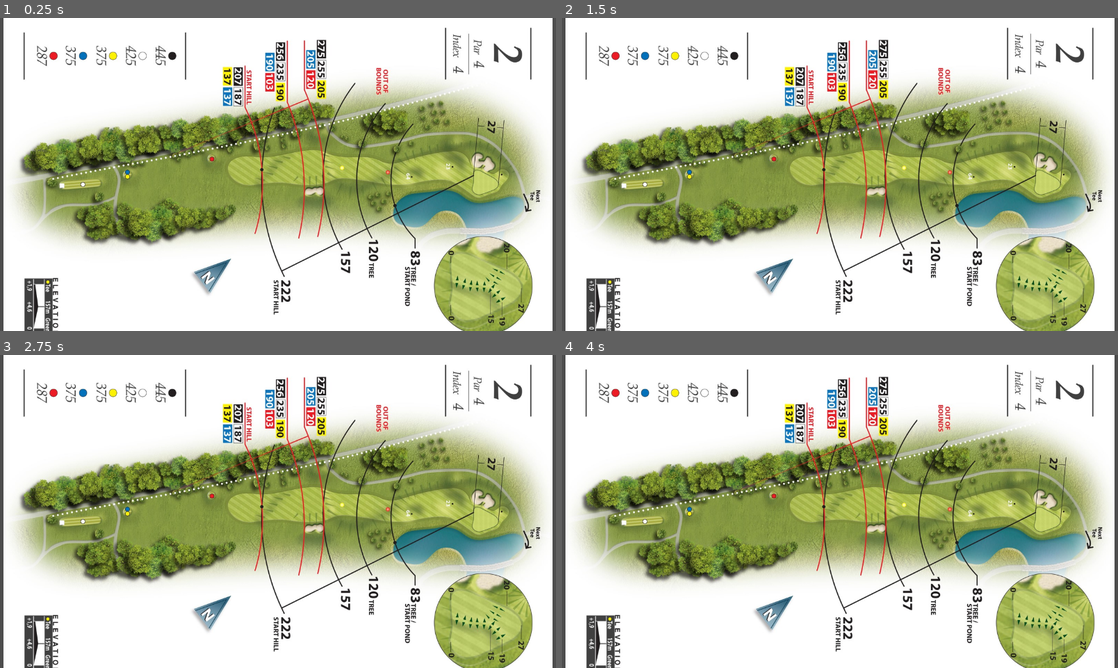
Above: before the commit, frames 1-4 (two rows, left to right).
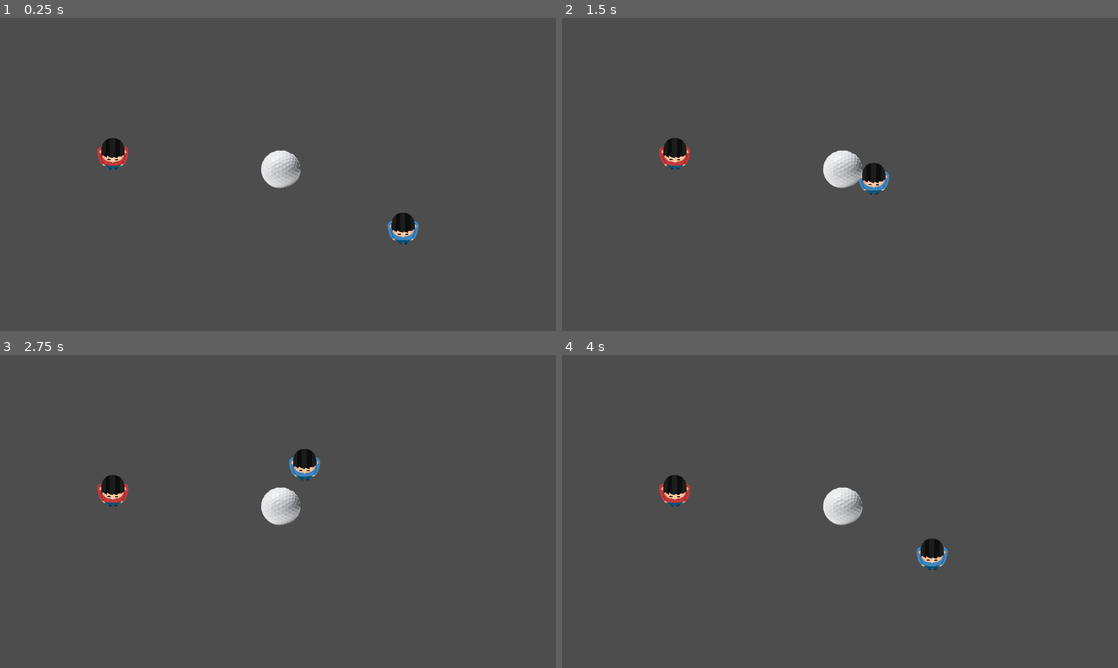
Above: after the commit, the same moments.

Repository: Risgrynsgrot/gmtk2023
Game: Godot game, scene res://Scenes/MinigameMoveAudiance/MinigameMoveAudiance.tscn
The game is run twice, just before and just after one commit, with the same random seed, the same clock (stepped at 60 frames per second) and the same inputs. This scene is started directly instead of the project's main scene.
Inputs (mouse positions are in pixels of both pictures, inside the frame that each line leads up to):
- Up to frame 1 (0.25 s): no input
- Up to frame 2 (1.5 s): move the mouse to (962, 158) at 0.52 s; click (962, 158) at 0.67 s; move the mouse to (728, 190) at 1.27 s; click (728, 190) at 1.42 s
- Up to frame 3 (2.75 s): move the mouse to (333, 442) at 2.02 s; click (333, 442) at 2.17 s
- Up to frame 4 (4 s): move the mouse to (812, 574) at 2.77 s; click (812, 574) at 2.92 s; move the mouse to (1006, 558) at 3.52 s; click (1006, 558) at 3.67 s

The runs differ from the first frame. In frame 1, 97% of the frame differs, in the area x 0-100%, y 0-100%; in frame 2, 97%; in frame 3, 97%; in frame 4, 97%.
Error before the commit: Invalid access to property or key 'landed' on a base object of type 'Node2D'. (res://Scripts/golfer.gd:27)
Error after the commit: Parse Error: Too few arguments for "max()" call. Expected at least 2 but received 1. (res://Scripts/MinigameMoveAudiance/Audiance.gd:18)

Commit message:
part ways through audiance minigame

Diff:
--- a/project/Scenes/MinigameApplause/Clap.tscn
+++ b/project/Scenes/MinigameApplause/Clap.tscn
@@ -5,7 +5,6 @@
 
 [node name="Clap" type="Node2D"]
 script = ExtResource("1_2b8a2")
-
 rotation_range = Vector2(-60, 60)
 min_offset_range = Vector2(20, 50)
 offset_range = Vector2(100, 200)
--- a/project/Scenes/MinigameApplause/Clapper.tscn
+++ b/project/Scenes/MinigameApplause/Clapper.tscn
@@ -1,14 +1,16 @@
-[gd_scene load_steps=4 format=3 uid="uid://jvc3ih2x10gc"]
+[gd_scene load_steps=5 format=3 uid="uid://jvc3ih2x10gc"]
 
 [ext_resource type="Script" path="res://Scripts/Clapper.gd" id="1_huyn0"]
+[ext_resource type="PackedScene" uid="uid://bfqqyi052p8lf" path="res://Scenes/MinigameApplause/Clap.tscn" id="2_71i3w"]
 [ext_resource type="Texture2D" uid="uid://cjkilv4qmtu1f" path="res://Sprites/clap_hand.png" id="2_pbqhl"]
 
 [sub_resource type="RectangleShape2D" id="RectangleShape2D_w1kia"]
-size = Vector2(52.0833, 63.6667)
+size = Vector2(88.5, 87)
 
 [node name="Clapper" type="Node2D" node_paths=PackedStringArray("right_hand")]
 script = ExtResource("1_huyn0")
 right_hand = NodePath("HandRight")
+clap_particle = ExtResource("2_71i3w")
 
 [node name="HandLeft" type="Sprite2D" parent="."]
 position = Vector2(0, 10)
@@ -20,7 +22,7 @@
 scale = Vector2(1, -1)
 
 [node name="CollisionShape2D" type="CollisionShape2D" parent="HandLeft/LeftHandCollider"]
-position = Vector2(-3, 11.6667)
+position = Vector2(9.75, 7.5)
 shape = SubResource("RectangleShape2D_w1kia")
 
 [node name="HandRight" type="Sprite2D" parent="."]
@@ -28,7 +30,7 @@
 texture = ExtResource("2_pbqhl")
 
 [node name="RightHandCollider" type="Area2D" parent="HandRight" groups=["Hand"]]
-position = Vector2(-21.6667, 1.33333)
+position = Vector2(-28, -3)
 
 [node name="CollisionShape2D" type="CollisionShape2D" parent="HandRight/RightHandCollider"]
 position = Vector2(19, 11)
--- a/project/Scenes/MinigameMoveAudiance/MinigameMoveAudiance.tscn
+++ b/project/Scenes/MinigameMoveAudiance/MinigameMoveAudiance.tscn
@@ -4,7 +4,7 @@
 [ext_resource type="Texture2D" uid="uid://bjrl5w8ghejvs" path="res://Sprites/Person Transparent.png" id="1_cexjr"]
 [ext_resource type="Texture2D" uid="uid://bw70dwftmv6vp" path="res://Sprites/Person Transparent Red.png" id="2_jfud0"]
 [ext_resource type="Script" path="res://Scripts/MinigameMoveAudiance/Audiance.gd" id="3_u2ds8"]
-[ext_resource type="Texture2D" uid="uid://dl6gfom1pk2bp" path="res://Sprites/alpha_golf_boll.png" id="4_u1e16"]
+[ext_resource type="Texture2D" uid="uid://bohxrt31njpw3" path="res://Sprites/golfBall.png" id="5_aek2q"]
 
 [sub_resource type="CircleShape2D" id="CircleShape2D_qgswr"]
 radius = 44.13
@@ -15,29 +15,39 @@
 position = Vector2(1095, 552)
 script = ExtResource("1_3o6i5")
 
-[node name="PersonTransparent" type="Sprite2D" parent="Caddy"]
+[node name="Sprite2D" type="Sprite2D" parent="Caddy"]
 position = Vector2(0, 3)
 scale = Vector2(0.1, 0.1)
 texture = ExtResource("1_cexjr")
 
-[node name="Audience" type="Node2D" parent="."]
+[node name="RigidBody2D" type="RigidBody2D" parent="Caddy"]
+
+[node name="CollisionShape2D" type="CollisionShape2D" parent="Caddy/RigidBody2D"]
+shape = SubResource("CircleShape2D_qgswr")
+
+[node name="Audience" type="Node2D" parent="." node_paths=PackedStringArray("audiance_members", "golf_ball", "player")]
+position = Vector2(0, 1)
 script = ExtResource("3_u2ds8")
+audiance_members = [NodePath("AudianceMember")]
+golf_ball = NodePath("../Ball")
+player = NodePath("../Caddy")
+audiance_ball_speed = 10.0
+audiance_avoid_speed = 100.0
 
-[node name="Node2D" type="Node2D" parent="Audience"]
+[node name="AudianceMember" type="Node2D" parent="Audience"]
+position = Vector2(260, 312)
 
-[node name="Sprite2D" type="Sprite2D" parent="Audience/Node2D"]
+[node name="Sprite2D" type="Sprite2D" parent="Audience/AudianceMember"]
 scale = Vector2(0.1, 0.1)
 texture = ExtResource("2_jfud0")
 
-[node name="RigidBody2D" type="RigidBody2D" parent="Audience/Node2D"]
+[node name="RigidBody2D" type="RigidBody2D" parent="Audience/AudianceMember"]
 
-[node name="CollisionShape2D" type="CollisionShape2D" parent="Audience/Node2D/RigidBody2D"]
+[node name="CollisionShape2D" type="CollisionShape2D" parent="Audience/AudianceMember/RigidBody2D"]
 shape = SubResource("CircleShape2D_qgswr")
 
 [node name="Ball" type="Node2D" parent="."]
 position = Vector2(645, 352)
 
 [node name="Sprite2D" type="Sprite2D" parent="Ball"]
-modulate = Color(1, 1, 1, 0)
-scale = Vector2(30, 30)
-texture = ExtResource("4_u1e16")
+texture = ExtResource("5_aek2q")
--- a/project/Scripts/MinigameMoveAudiance/Audiance.gd
+++ b/project/Scripts/MinigameMoveAudiance/Audiance.gd
@@ -1,5 +1,9 @@
 extends Node2D
-
+@export var audiance_members : Array[Node2D]
+@export var golf_ball : Node2D
+@export var player : Node2D
+@export var audiance_ball_speed : float
+@export var audiance_avoid_speed : float
 
 # Called when the node enters the scene tree for the first time.
 func _ready():
@@ -8,4 +12,8 @@
 
 # Called every frame. 'delta' is the elapsed time since the previous frame.
 func _process(delta):
-	pass
+	for audiance_member in audiance_members:
+		var player_to_member = audiance_member.position - player.position
+		var direction_to_ball = (golf_ball.position - audiance_member.position).normalized() * delta * 100
+		var direction_away_from_player = player_to_member.normalized() * delta * max(0,)
+		audiance_member.position += direction_away_from_player
--- a/project/Scripts/golfer.gd
+++ b/project/Scripts/golfer.gd
@@ -12,7 +12,7 @@
 func _ready():
 	my_values = MinigameValues.new()
 	on_map_change.connect(_on_map_change)
-	on_map_change.emit(0)
+#	on_map_change.emit(0)
 	MinigameManager.on_minigame_finished.connect(_on_minigame_finished)
 	MinigameManager.post_game_delay.timeout.connect(_on_minigame_closed)
 
Binary file added: project/Sprites/golfBall.png
Not shown, added: project/Sprites/golfBall.png.import
